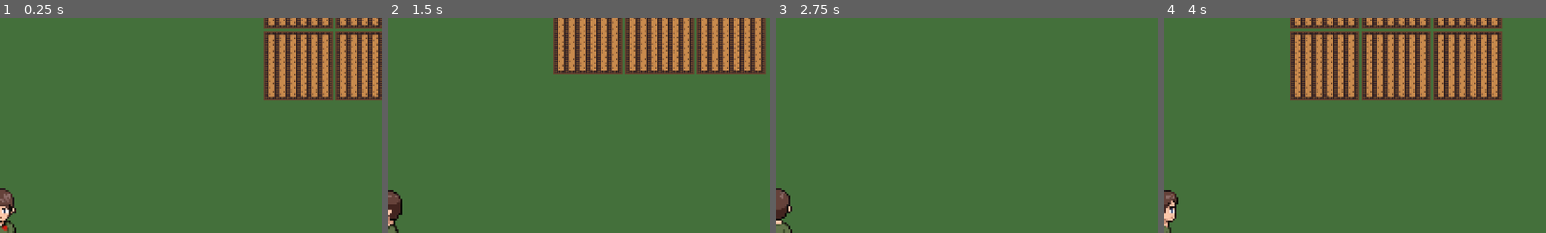
Above: before the commit, frames 1-4 (left to right).
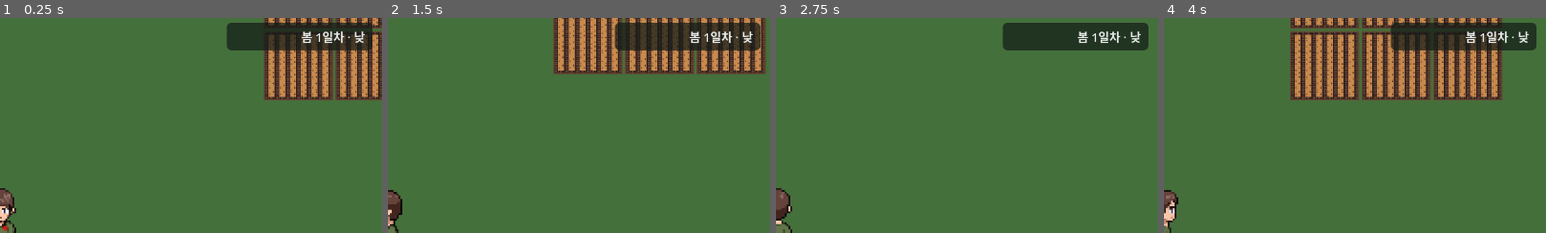
Above: after the commit, the same moments.

Repository: kimtuna/life_game
Game: Godot game, scene res://scenes/world/world.tscn
Two runs of this game, one before a commit and one after it. Both use one fixed random seed, a clock stepped at 60 frames per second and the inputs below. This scene is started directly instead of the project's main scene.
Inputs (mouse positions are % of the whole screen's width and height, from its top left):
- Up to frame 1 (0.25 s): no input
- Up to frame 2 (1.5 s): tap Enter at 0.5 s; move the mouse to (72, 45) at 0.52 s; hold D 0.53-1.28 s; tap F at 0.6, 1.35 s; click (72, 45) at 0.67 s; move the mouse to (30, 55) at 1.27 s; hold S from 1.28 s (still down); click (30, 55) at 1.42 s
- Up to frame 3 (2.75 s): move the mouse to (60, 28) at 2.02 s; release S at 2.03 s; hold D from 2.03 s (still down); tap F at 2.1 s; click (60, 28) at 2.17 s
- Up to frame 4 (4 s): tap Space at 2.75 s; move the mouse to (45, 70) at 2.77 s; release D at 2.78 s; hold W 2.78-3.53 s; tap F at 2.85, 3.6 s; click (45, 70) at 2.92 s; move the mouse to (80, 65) at 3.52 s; hold A from 3.53 s (still down); click (80, 65) at 3.67 s
The pictures show only the part of the screen within x 50-100%, y 0-50%; the shares and areas given below are measured in that part.

The runs differ from the first frame. In frame 1, 4.6% of the frame differs, in the area x 59-98%, y 2-16%; in frame 2, 4.6%; in frame 3, 4.9%; in frame 4, 4.5%.

Commit message:
[INBOX #13] 낮/밤·계절·날씨 시스템 추가
DESIGN.md "시간 / 계절 / 날씨" 절대로 하루 20분(낮/밤 10분씩) 타이머, 월->계절 매핑,
강수 확률 공식(계절 기본값 + 마지막 비 이후 지난 날 수x1%p, 비 오면 리셋)을 새 오토로드
TimeData로 구현하고, world.tscn에 최소한의 비주얼(밝기 보간, 비 오버레이, 날짜 HUD)을 붙였다.

## 스스로 판단해서 고친 부분
- 낮/밤 화면 밝기를 구간 경계에서 뚝 끊기지 않고 매 프레임 연속 보간되게 만들었다
  (지시는 "최소한"이었지만, 하드 컷은 20분마다 화면이 순간적으로 바뀌어 오히려 더
  눈에 띄고 품질이 떨어져 보였다 — Color.lerp 한 줄이라 비용은 거의 없음).

## 지시받지 않았지만 추가한 개선
- 없음

## 어려움 / 에러와 해결
- godot --script 모드에서 오토로드(TimeData 등)를 스크립트 안 정적 식별자로 참조하면
  _initialize()/_ready() 어디서 쓰든 컴파일 단계에서 "Identifier not found" 에러가 났다
  (이전 바퀴가 남긴 "_init() 대신 _initialize()면 된다"는 노트는 부정확했음 - STATUS.md에
  정정해뒀다). root.get_node("TimeData")로 동적 조회하는 방식으로 우회했다.
- 검증 스크립트에서 신호 콜백 람다 안에 var saw_night = true를 대입해도 바깥 스코프에
  반영되지 않아 assert가 계속 실패했다 - GDScript 람다는 지역변수를 값으로 캡처한다는
  것을 발견하고, Array에 append하는 방식(참조 타입)으로 바꿔 해결했다.

Co-Authored-By: Claude Sonnet 5 <noreply@anthropic.com>

Diff:
--- a/game/project.godot
+++ b/game/project.godot
@@ -20,6 +20,7 @@
 CharacterData="*res://scripts/character_data.gd"
 SettingsData="*res://scripts/settings_data.gd"
 InventoryData="*res://scripts/inventory_data.gd"
+TimeData="*res://scripts/time_data.gd"
 
 [display]
 
--- a/game/scenes/world/world.gd
+++ b/game/scenes/world/world.gd
@@ -13,6 +13,10 @@
 const GUN_RECOIL_MAX := 0.6
 const GUN_RECOIL_DECAY_PER_SEC := 2.0
 
+## 낮/밤 화면 밝기 (INBOX #13). TimeData.phase_progress()에 맞춰 두 색 사이를 보간한다.
+const DAY_COLOR := Color(1.0, 1.0, 1.0, 1.0)
+const NIGHT_COLOR := Color(0.25, 0.28, 0.48, 1.0)
+
 const BulletScene := preload("res://scenes/bullet/bullet.tscn")
 const DeerScene := preload("res://scenes/deer/deer.tscn")
 const GatheringPointScene := preload("res://scenes/resource_point/gathering_point.tscn")
@@ -51,6 +55,9 @@
 @onready var pause_menu: Control = $UI/PauseMenu
 @onready var ammo_label: Label = $UI/HUD/AmmoPanel/AmmoLabel
 @onready var inventory_label: Label = $UI/HUD/InventoryPanel/InventoryLabel
+@onready var time_label: Label = $UI/HUD/TimePanel/TimeLabel
+@onready var day_night_modulate: CanvasModulate = $DayNightModulate
+@onready var rain_overlay: ColorRect = $UI/RainOverlay
 
 var _variant: String = "green"
 var _facing: String = "south"
@@ -72,6 +79,17 @@
 	_spawn_ranch_zone()
 	InventoryData.changed.connect(_update_inventory_label)
 	_update_inventory_label()
+	TimeData.phase_changed.connect(_on_time_phase_changed)
+	TimeData.day_changed.connect(_on_time_day_changed)
+	TimeData.weather_changed.connect(_on_time_weather_changed)
+	_update_time_label()
+	rain_overlay.visible = TimeData.is_raining
+
+
+func _process(_delta: float) -> void:
+	var t := TimeData.phase_progress()
+	day_night_modulate.color = DAY_COLOR.lerp(NIGHT_COLOR, t) if TimeData.is_day \
+		else NIGHT_COLOR.lerp(DAY_COLOR, t)
 
 
 func _unhandled_input(event: InputEvent) -> void:
@@ -230,6 +248,23 @@
 	inventory_label.text = "인벤토리: " + (", ".join(parts) if not parts.is_empty() else "(비어 있음)")
 
 
+func _on_time_phase_changed(_is_day: bool) -> void:
+	_update_time_label()
+
+
+func _on_time_day_changed(_day_number: int) -> void:
+	_update_time_label()
+
+
+func _on_time_weather_changed(is_raining: bool) -> void:
+	rain_overlay.visible = is_raining
+
+
+func _update_time_label() -> void:
+	var phase_text := "낮" if TimeData.is_day else "밤"
+	time_label.text = "%s %d일차 · %s" % [TimeData.season_label(), TimeData.current_day_of_month(), phase_text]
+
+
 func _update_texture() -> void:
 	player_sprite.texture = load("res://assets/sprites/character/%s_%s.png" % [_variant, _facing])
 
--- a/game/scenes/world/world.tscn
+++ b/game/scenes/world/world.tscn
@@ -32,6 +32,9 @@
 
 [node name="World" type="Node2D"]
 script = ExtResource("1_script")
+
+[node name="DayNightModulate" type="CanvasModulate" parent="."]
+color = Color(1, 1, 1, 1)
 
 [node name="Ground" type="Polygon2D" parent="."]
 z_index = -2
@@ -83,6 +86,37 @@
 layout_mode = 2
 theme_override_font_sizes/font_size = 20
 text = "인벤토리: (비어 있음)"
+
+[node name="TimePanel" type="PanelContainer" parent="UI/HUD"]
+layout_mode = 1
+anchors_preset = 3
+anchor_left = 1.0
+anchor_top = 0.0
+anchor_right = 1.0
+anchor_bottom = 0.0
+offset_left = -260.0
+offset_top = 16.0
+offset_right = -16.0
+offset_bottom = 54.0
+grow_horizontal = 0
+theme_override_styles/panel = SubResource("StyleBoxFlat_hud_panel")
+
+[node name="TimeLabel" type="Label" parent="UI/HUD/TimePanel"]
+layout_mode = 2
+theme_override_font_sizes/font_size = 20
+horizontal_alignment = 2
+text = "봄 1일차 · 낮"
+
+[node name="RainOverlay" type="ColorRect" parent="UI"]
+visible = false
+layout_mode = 3
+anchors_preset = 15
+anchor_right = 1.0
+anchor_bottom = 1.0
+grow_horizontal = 2
+grow_vertical = 2
+mouse_filter = 2
+color = Color(0.4, 0.5, 0.7, 0.22)
 
 [node name="PauseMenu" type="Control" parent="UI"]
 visible = false
--- /dev/null
+++ b/game/scripts/time_data.gd
@@ -0,0 +1,109 @@
+extends Node
+## 낮/밤·계절·날씨 시계 (INBOX #13). DESIGN.md "시간 / 계절 / 날씨" 절 그대로 구현.
+
+signal phase_changed(is_day: bool)
+signal day_changed(day_number: int)
+signal weather_changed(is_raining: bool)
+
+const DAY_PHASE_SECONDS := 600.0  # 낮 10분
+const NIGHT_PHASE_SECONDS := 600.0  # 밤 10분
+
+## DESIGN.md는 월/계절 매핑(1·2·3월=봄 ...)만 정하고 한 달이 며칠인지는 정하지 않았다.
+## 임의로 30일/월(1년=360일)로 정함 — STATUS.md 결정 로그 참고.
+const DAYS_PER_MONTH := 30
+const MONTHS_PER_YEAR := 12
+
+const SEASON_BASE_RAIN := {
+	"spring": 0.01,
+	"summer": 0.30,
+	"fall": 0.01,
+	"winter": 0.01,
+}
+
+const SEASON_LABELS := {
+	"spring": "봄",
+	"summer": "여름",
+	"fall": "가을",
+	"winter": "겨울",
+}
+
+var day_number: int = 1  # 1부터 시작
+var is_day: bool = true
+var is_raining: bool = false
+var days_since_last_rain: int = 0
+
+var _phase_elapsed: float = 0.0
+var _day_rain_roll: bool = false
+var _night_rain_roll: bool = false
+
+
+func _ready() -> void:
+	_roll_day_weather()
+
+
+func _process(delta: float) -> void:
+	_phase_elapsed += delta
+	var phase_len := DAY_PHASE_SECONDS if is_day else NIGHT_PHASE_SECONDS
+	if _phase_elapsed >= phase_len:
+		_phase_elapsed -= phase_len
+		_advance_phase()
+
+
+## 현재 진행 중인 낮/밤 구간의 진행률 (0.0 ~ 1.0).
+func phase_progress() -> float:
+	var phase_len := DAY_PHASE_SECONDS if is_day else NIGHT_PHASE_SECONDS
+	return clampf(_phase_elapsed / phase_len, 0.0, 1.0)
+
+
+func current_month() -> int:
+	return int((day_number - 1) / float(DAYS_PER_MONTH)) % MONTHS_PER_YEAR + 1
+
+
+func current_day_of_month() -> int:
+	return (day_number - 1) % DAYS_PER_MONTH + 1
+
+
+func season_name() -> String:
+	var month := current_month()
+	if month <= 3:
+		return "spring"
+	elif month <= 6:
+		return "summer"
+	elif month <= 9:
+		return "fall"
+	else:
+		return "winter"
+
+
+func season_label() -> String:
+	return SEASON_LABELS[season_name()]
+
+
+func _advance_phase() -> void:
+	if is_day:
+		is_day = false
+		is_raining = _night_rain_roll
+		phase_changed.emit(false)
+		weather_changed.emit(is_raining)
+		return
+
+	# 밤이 끝나고 새 날짜로 넘어간다 (DESIGN.md 강수 공식: 비 온 날은 스트릭 리셋).
+	if _day_rain_roll or _night_rain_roll:
+		days_since_last_rain = 0
+	else:
+		days_since_last_rain += 1
+	day_number += 1
+	is_day = true
+	_roll_day_weather()
+	day_changed.emit(day_number)
+	phase_changed.emit(true)
+	weather_changed.emit(is_raining)
+
+
+## 그날의 강수확률 = 계절 기본값 + 마지막 비 이후 지난 날 수 x 1%p.
+## 낮/밤을 그 확률로 각각 독립적으로 굴린다 (DESIGN.md "강수 확률 공식").
+func _roll_day_weather() -> void:
+	var chance := clampf(SEASON_BASE_RAIN[season_name()] + days_since_last_rain * 0.01, 0.0, 1.0)
+	_day_rain_roll = randf() < chance
+	_night_rain_roll = randf() < chance
+	is_raining = _day_rain_roll
Not shown, changed: docs/STATUS.md
Not shown, changed: docs/feedback/INBOX.md
